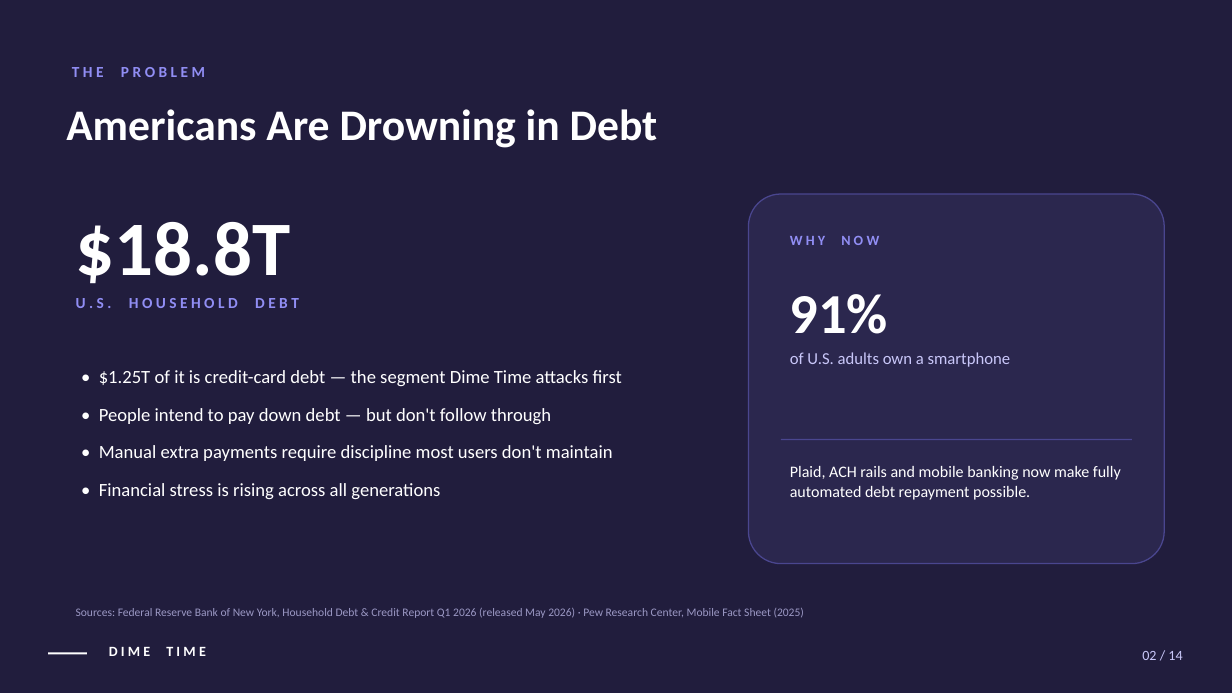
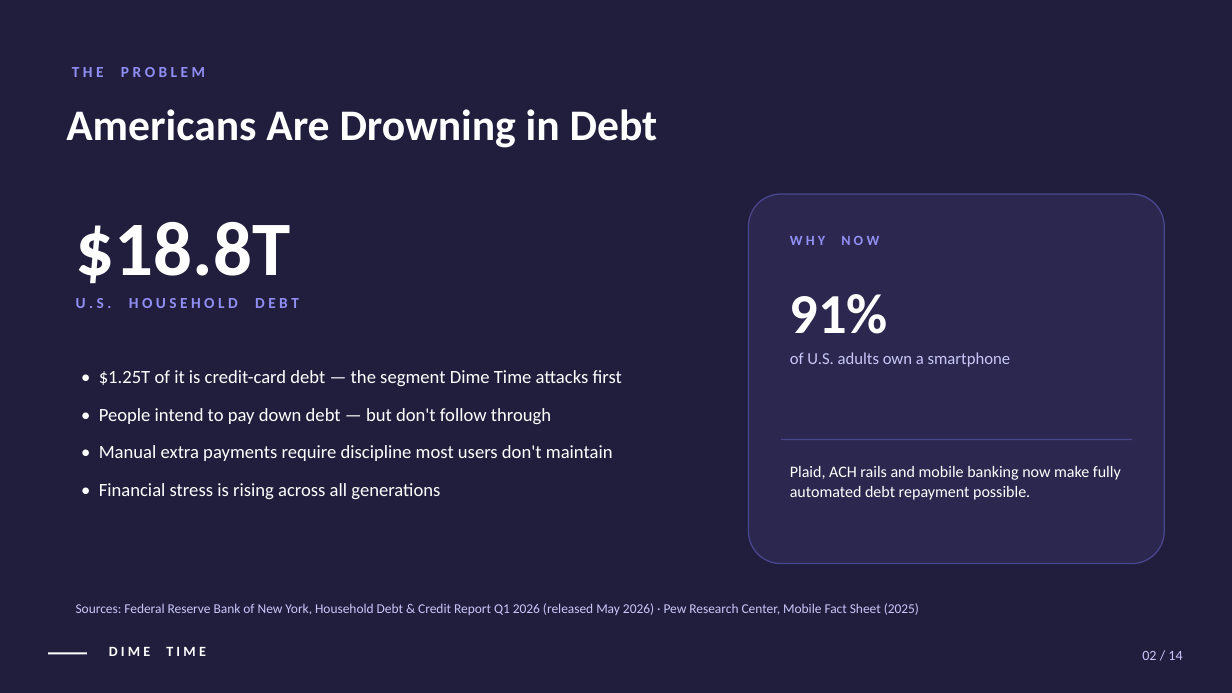
Before and after one commit to Dime-Time/Dime-Time-Technologies, a slide deck: slide 2 of attached_assets/pitch-deck-slides/dime-time-pitch-deck-with-ip.pptx. Drawn at 1232x693 pixels with LibreOffice and Linux fonts; fonts in the diff are those of the drawing. Boxes give left, top, right and bottom in pixels: in the first picture for what was removed or moved away, otherwise in the second. Text is boxed around its words. In the diff, an @@ line names an element or a change of style, - is before the commit and + after.

```diff
--- a/attached_assets/pitch-deck-slides/dime-time-pitch-deck-with-ip.pptx
+++ b/attached_assets/pitch-deck-slides/dime-time-pitch-deck-with-ip.pptx
@@ text "Sources: Federal Reserve Bank of ..." at box(76, 603, 919, 615): size 9 to 10.5 pt, text colour #9B98C4 to #C9C7F9 @@
```
Also in this commit, not shown: 9 other slides changed, 17 other files.
